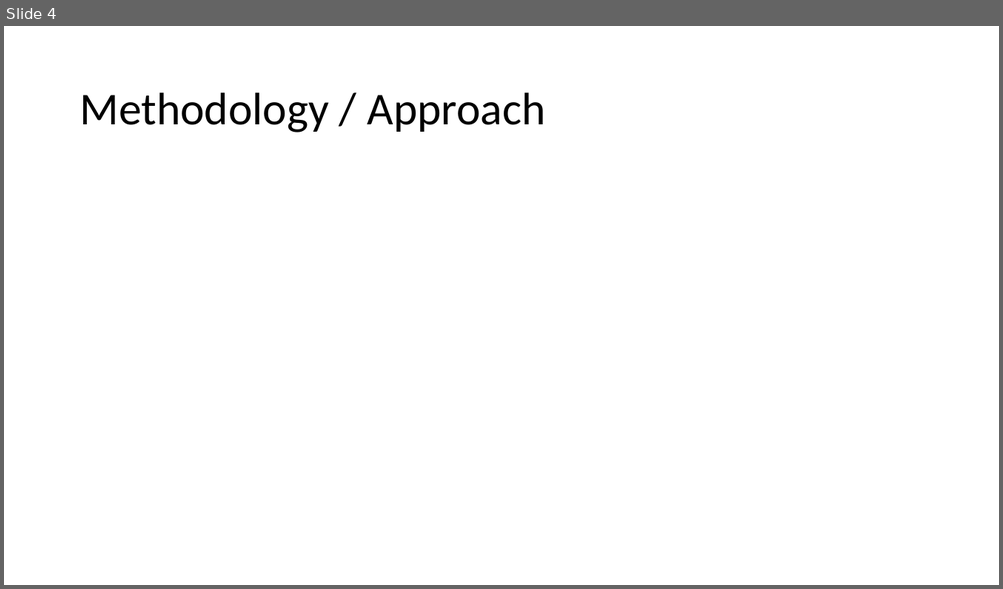
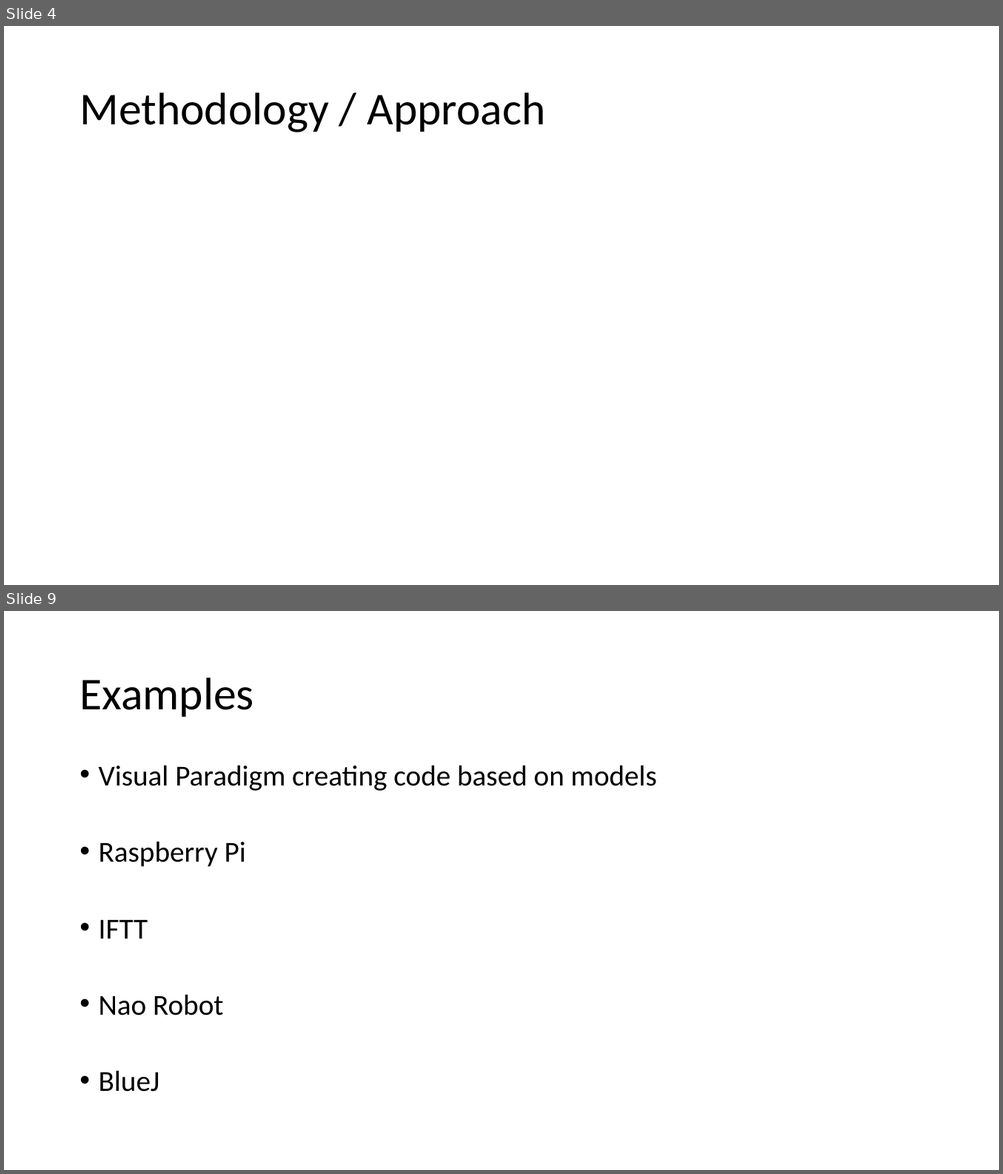
Before and after one commit to AgileBusinessAnalysis/08_TEAM, a slide deck: Team 08-Outcome.pptx. Shown one above the other, each under a label of ours: slide 4 before the commit, slides 4 and 9 after it; the slides between them are not shown. The pictures are 1003x589 and 1003x1174 pixels, drawn with LibreOffice and Linux fonts; fonts in the diff are those of the drawing. Boxes give left, top, right and bottom in pixels: in the first picture for what was removed or moved away, otherwise in the second. Text is boxed around its words. In the diff, an @@ line names an element or a change of style, - is before the commit and + after.

```diff
--- a/Team 08-Outcome.pptx
+++ b/Team 08-Outcome.pptx
@@ slide 9 added at [4,611,999,1170], background #FFFFFF @@
@@ title added at [79,678,253,717], 44 pt, text #000000 @@
+Examples
@@ text added at [99,765,657,1092], 28 pt, text #000000 @@
+• Visual Paradigm creating code based on models
+• Raspberry Pi
+• IFTT
+• Nao Robot
+• BlueJ
```
Also in this commit, not shown: 2 slides changed, 2 other slides added.
